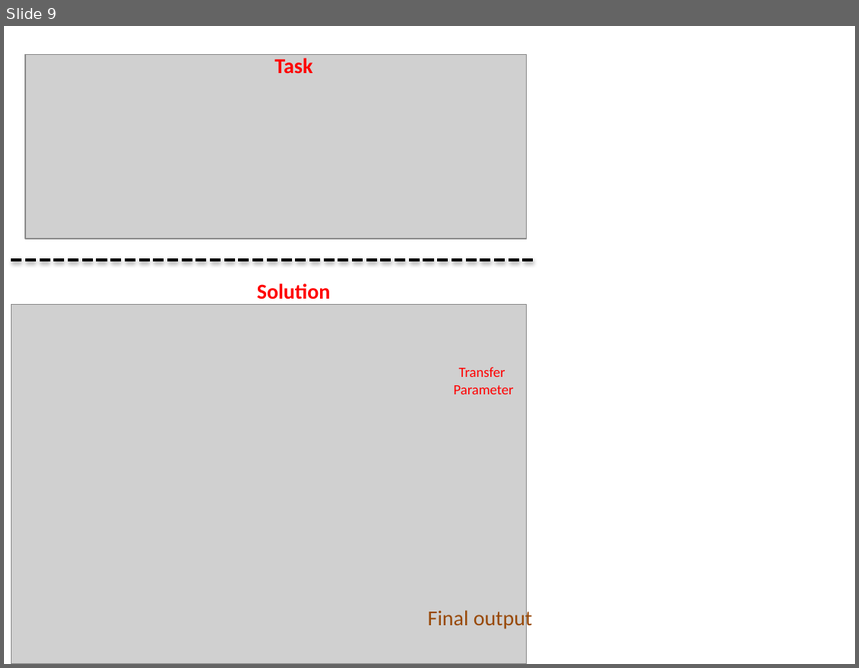
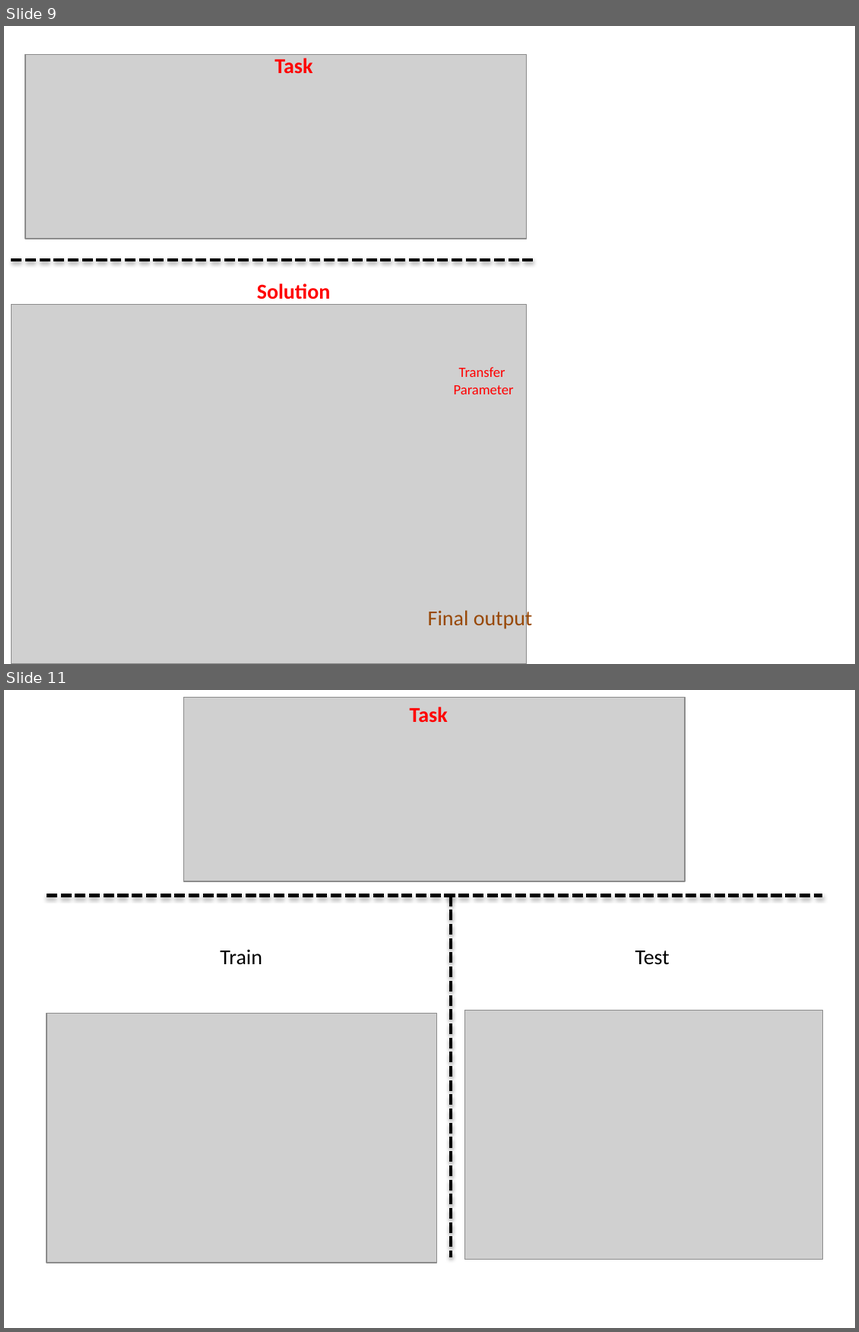
Before and after one commit to shuangao/thesis, a slide deck: pakdd/fig/Presentation1.pptx. Shown one above the other, each under a label of ours: slide 9 before the commit, slides 9 and 11 after it; the slides between them are not shown. The pictures are 859x668 and 859x1332 pixels, drawn with LibreOffice and Linux fonts; fonts in the diff are those of the drawing; grey boxes stand for pictures. Boxes give left, top, right and bottom in pixels: in the first picture for what was removed or moved away, otherwise in the second. Text is boxed around its words. In the diff, an @@ line names an element or a change of style, - is before the commit and + after.

```diff
--- a/pakdd/fig/Presentation1.pptx
+++ b/pakdd/fig/Presentation1.pptx
@@ slide 11 added at (x1=4, y1=690, x2=855, y2=1328), background #FFFFFF @@
@@ picture added at (x1=183, y1=697, x2=685, y2=882) @@
@@ text added at (x1=410, y1=707, x2=448, y2=722), 18 pt, text #FF0000, bold @@
+Task
@@ line added from (47, 896) to (823, 896), #000000 3 pt dashed @@
@@ line added from (451, 896) to (451, 1258), #000000 3 pt dashed @@
@@ text added at (x1=220, y1=950, x2=262, y2=965), 18 pt, text #000000 @@
+Train
@@ text added at (x1=636, y1=951, x2=670, y2=965), 18 pt, text #000000 @@
+Test
@@ picture added at (x1=47, y1=1014, x2=437, y2=1263) @@
@@ picture added at (x1=465, y1=1010, x2=823, y2=1259) @@
```
Also in this commit, not shown: 1 other slide added, 46 other files.
